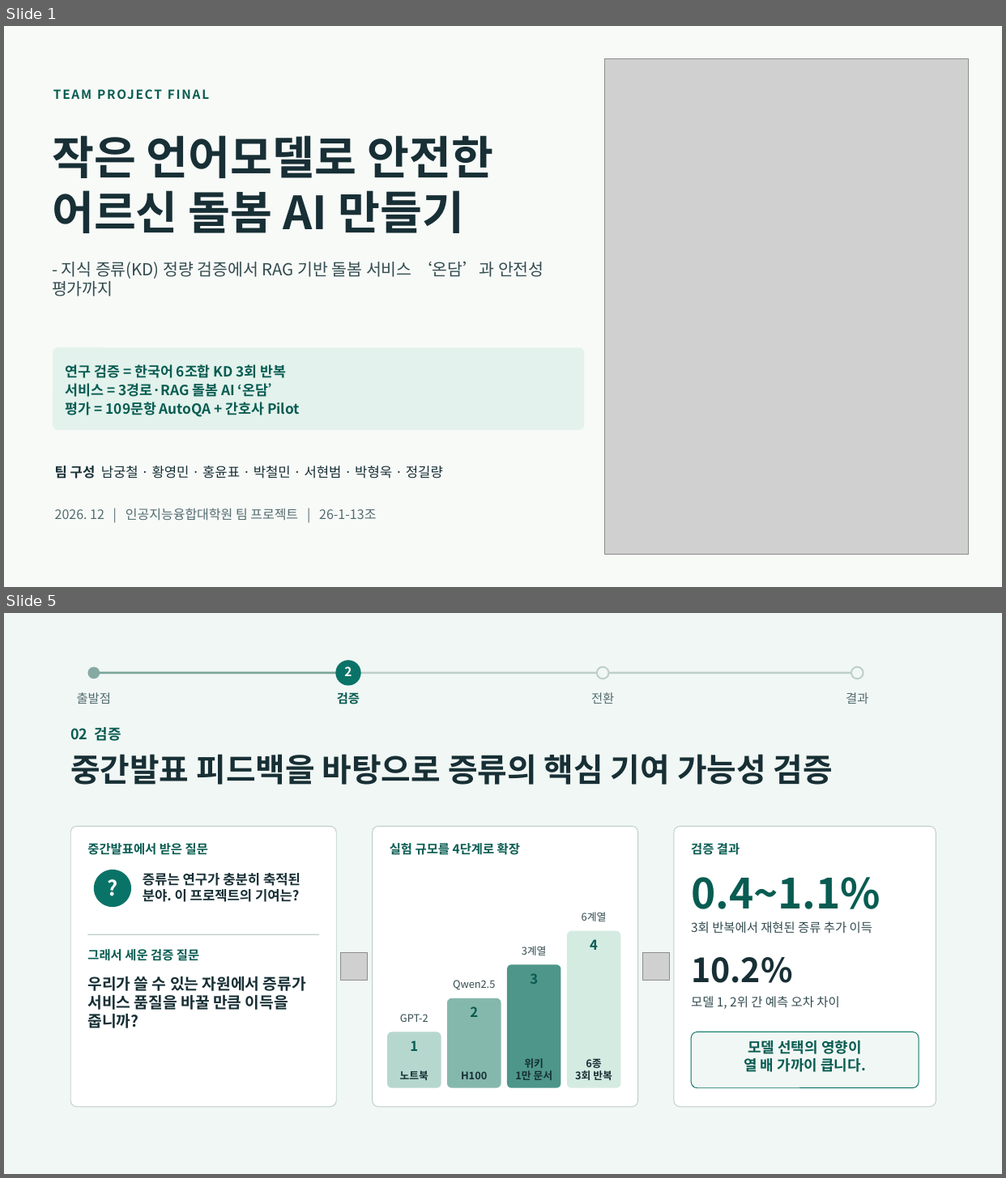
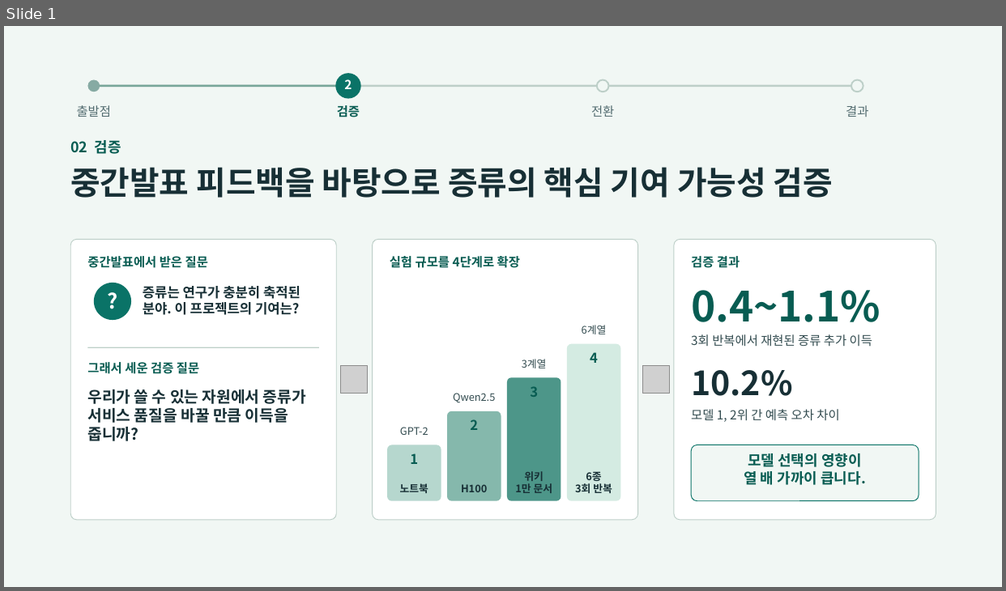
Before and after one commit to YOONPYOGitHub/knowledge-distillation, a slide deck: 261203_프로젝트_최종발표_ver3.0(GPT)_길량 수정.pptx. Shown one above the other, each under a label of ours: slides 1 and 5 before the commit, slide 1 after it; the slides between them are not shown. The pictures are 1006x1178 and 1006x591 pixels, drawn with LibreOffice and Linux fonts; fonts in the diff are those of the drawing; grey boxes stand for pictures. Boxes give left, top, right and bottom in pixels: in the first picture for what was removed or moved away, otherwise in the second. Text is boxed around its words. In the diff, an @@ line names an element or a change of style, - is before the commit and + after.

```diff
--- a/261203_프로젝트_최종발표_ver3.0(GPT)_길량 수정.pptx
+++ b/261203_프로젝트_최종발표_ver3.0(GPT)_길량 수정.pptx
@@ slide 1 removed at [4, 26, 1002, 587], background #F8FAF8 @@
@@ picture removed at [605, 59, 968, 555] @@
@@ text removed at [53, 82, 503, 106] @@
-TEAM PROJECT FINAL
@@ text removed at [52, 135, 544, 297] @@
-작은 언어모델로 안전한
-어르신 돌봄 AI 만들기
-- 지식 증류(KD) 정량 검증에서 RAG 기반 돌봄 서비스 ‘온담’과 안전성 평가까지
@@ rounded rectangle removed at [53, 348, 584, 430] @@
-연구 검증 = 한국어 6조합 KD 3회 반복
-서비스 = 3경로·RAG 돌봄 AI ‘온담’
-평가 = 109문항 AutoQA + 간호사 Pilot
@@ text removed at [55, 466, 443, 479] @@
-팀 구성 남궁철 · 황영민 · 홍윤표 · 박철민 · 서현범 · 박형욱 · 정길량
@@ text removed at [55, 508, 376, 521] @@
-2026. 12 | 인공지능융합대학원 팀 프로젝트 | 26-1-13조
@@ what was slide 5 is now slide 1 @@
```
Also in this commit, not shown: 1 slide changed, 21 other slides removed, 9 other files.
